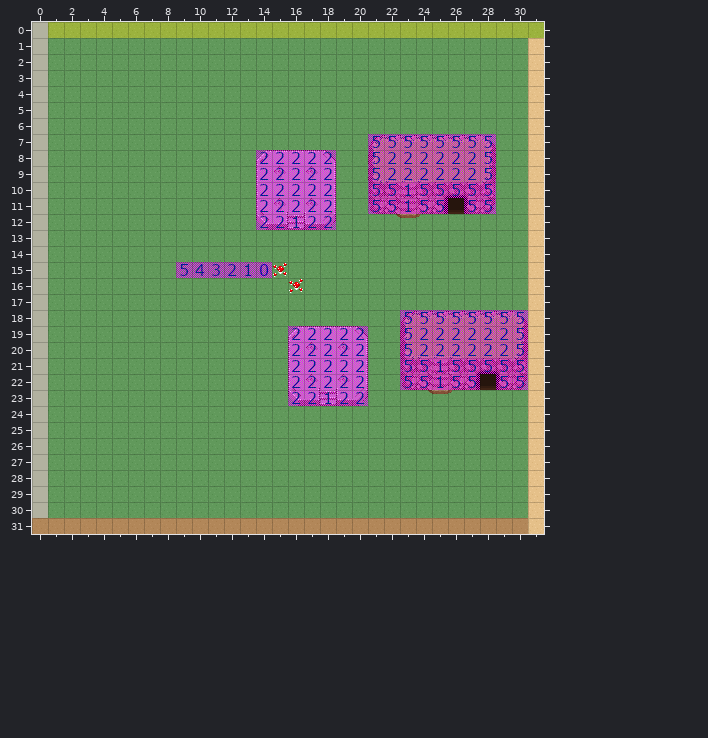
Tiled map, stored at maps/raw/overworld.tmx. Above: the version before the commit.
Cells are 16x16 px. Shown: x 0..31, y 0..31.
Now the later version:
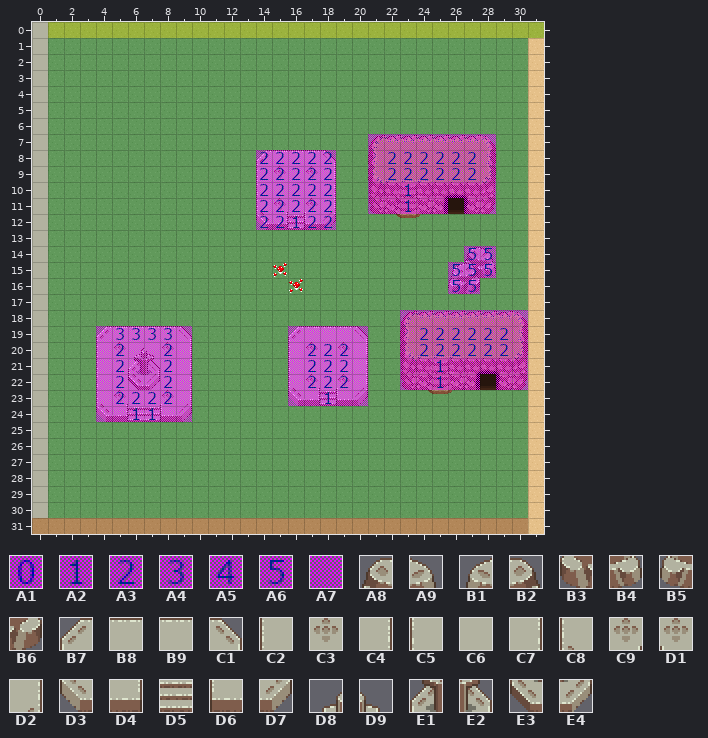
Key: from "collisions": A1 0, A2 1, A3 2, A4 3, A5 4, A6 5, A7 15; from "overworld": A8 256, A9 257, B1 258, B2 259, B3 288, B4 289, B5 290, B6 291, B7 528, B8 529, B9 530, C1 532, C2 560, C3 561, C4 564, C5 592, C6 594, C7 596, C8 624, C9 625, D1 627, D2 628, D3 656, D4 657, D5 658, D6 659, D7 660, D8 690, D9 691, E1 722, E2 723, E3 754, E4 755.
__ is an empty cell, .. an unchanged one.
Change:
--- layer "back_objects"
@@ x 27..28 @@
-14 __ __
-15 __ __
+14 A8 A9
+15 B3 B4
@@ x 4..9 @@
-19 __ __ __ __ __ __
-20 __ __ __ __ __ __
-21 __ __ __ __ __ __
-22 __ __ __ __ __ __
-23 __ __ __ __ __ __
-24 __ __ __ __ __ __
+19 B7 B8 B9 B9 B9 C1
+20 C2 C3 C6 C6 C3 C4
+21 C2 C6 C6 C6 C6 C4
+22 C5 C6 C6 C6 C6 C7
+23 C8 C9 C6 C6 D1 D2
+24 D3 D4 D5 D5 D6 D7
--- layer "front_objects"
@@ x 26..27 @@
-15 __ __
-16 __ __
+15 B1 B2
+16 B5 B6
@@ x 6..7 @@
-20 __ __
-21 __ __
-22 __ __
+20 D8 D9
+21 E1 E2
+22 E3 E4
--- layer "collision"
@@ x 21..28 @@
- 7 A6 A6 A6 A6 A6 A6 A6 A6
- 8 A6 .. .. .. .. .. .. A6
- 9 A6 .. .. .. .. .. .. A6
-10 A6 A6 .. A6 A6 A6 A6 A6
-11 A6 A6 .. A6 A6 .. A6 A6
+ 7 A7 A7 A7 A7 A7 A7 A7 A7
+ 8 A7 .. .. .. .. .. .. A7
+ 9 A7 .. .. .. .. .. .. A7
+10 A7 A7 .. A7 A7 A7 A7 A7
+11 A7 A7 .. A7 A7 .. A7 A7
@@ x 9..28 @@
-14 .. .. .. .. .. .. .. .. .. .. .. .. .. .. .. .. .. .. __ __
-15 A6 A5 A4 A3 A2 A1 .. .. .. .. .. .. .. .. .. .. .. __ __ __
-16 .. .. .. .. .. .. .. .. .. .. .. .. .. .. .. .. .. __ __ ..
+14 .. .. .. .. .. .. .. .. .. .. .. .. .. .. .. .. .. .. A6 A6
+15 __ __ __ __ __ __ .. .. .. .. .. .. .. .. .. .. .. A6 A6 A6
+16 .. .. .. .. .. .. .. .. .. .. .. .. .. .. .. .. .. A6 A6 ..
@@ x 4..30 @@
-18 .. .. .. .. .. .. .. .. .. .. .. .. .. .. .. .. .. .. .. A6 A6 A6 A6 A6 A6 A6 A6
-19 __ __ __ __ __ __ .. .. .. .. .. .. A3 A3 A3 A3 A3 .. .. A6 .. .. .. .. .. .. A6
-20 __ __ __ __ __ __ .. .. .. .. .. .. A3 .. .. .. A3 .. .. A6 .. .. .. .. .. .. A6
-21 __ __ __ __ __ __ .. .. .. .. .. .. A3 .. .. .. A3 .. .. A6 A6 .. A6 A6 A6 A6 A6
-22 __ __ __ __ __ __ .. .. .. .. .. .. A3 .. .. .. A3 .. .. A6 A6 .. A6 A6 .. A6 A6
-23 __ __ __ __ __ __ .. .. .. .. .. .. A3 A3 .. A3 A3 .. .. .. .. .. .. .. .. .. ..
-24 __ __ __ __ __ __ .. .. .. .. .. .. .. .. .. .. .. .. .. .. .. .. .. .. .. .. ..
+18 .. .. .. .. .. .. .. .. .. .. .. .. .. .. .. .. .. .. .. A7 A7 A7 A7 A7 A7 A7 A7
+19 A7 A4 A4 A4 A4 A7 .. .. .. .. .. .. A7 A7 A7 A7 A7 .. .. A7 .. .. .. .. .. .. A7
+20 A7 A3 A7 A7 A3 A7 .. .. .. .. .. .. A7 .. .. .. A7 .. .. A7 .. .. .. .. .. .. A7
+21 A7 A3 A7 A7 A3 A7 .. .. .. .. .. .. A7 .. .. .. A7 .. .. A7 A7 .. A7 A7 A7 A7 A7
+22 A7 A3 A7 A7 A3 A7 .. .. .. .. .. .. A7 .. .. .. A7 .. .. A7 A7 .. A7 A7 .. A7 A7
+23 A7 A3 A3 A3 A3 A7 .. .. .. .. .. .. A7 A7 .. A7 A7 .. .. .. .. .. .. .. .. .. ..
+24 A7 A7 A2 A2 A7 A7 .. .. .. .. .. .. .. .. .. .. .. .. .. .. .. .. .. .. .. .. ..
Where, in picture pixels (left, top, right, bottom), the same in both pictures:
changed: (372, 136, 492, 212)
added: (448, 246, 496, 294)
removed: (176, 262, 272, 278)
changed: (404, 312, 524, 388)
added: (96, 326, 192, 422)
changed: (292, 328, 365, 404)
